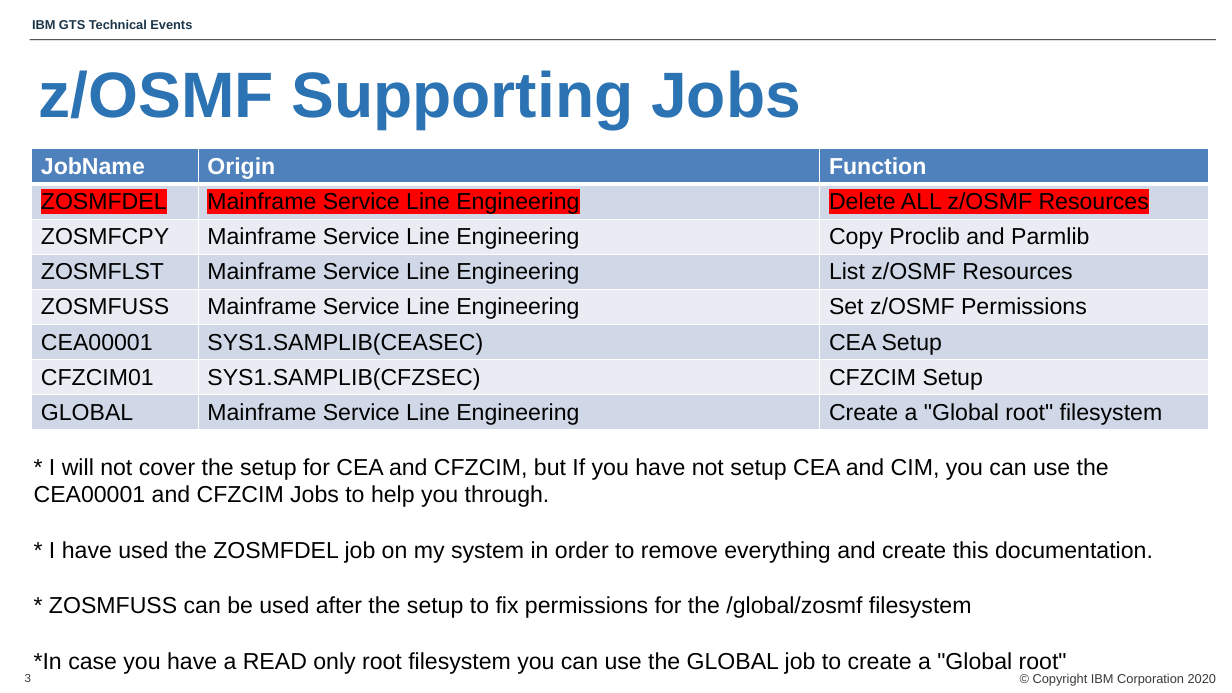
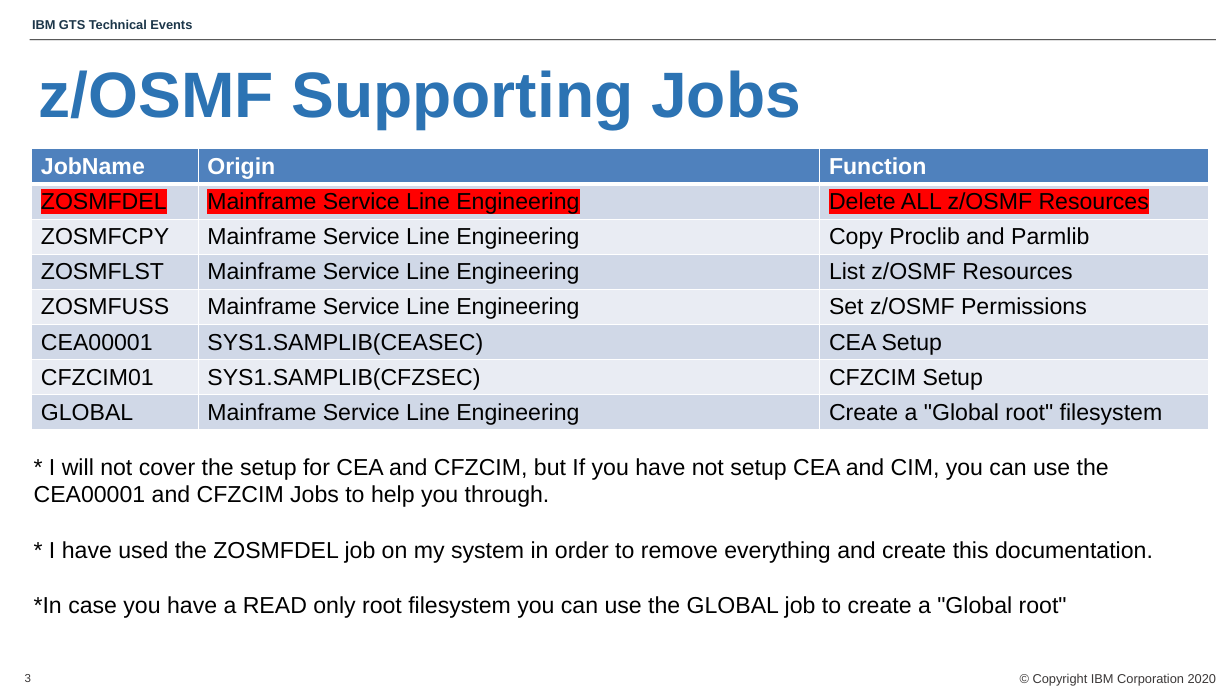
Before and after one commit to Iniciativaz/zosmf-install-jobs, a slide deck: slide 3 of zOSMF-Install.pptx. Drawn at 1232x693 pixels with LibreOffice and Linux fonts; fonts in the diff are those of the drawing; background and template pictures are left out. Boxes give left, top, right and bottom in pixels: in the first picture for what was removed or moved away, otherwise in the second. Text is boxed around its words. In the diff, an @@ line names an element or a change of style, - is before the commit and + after.

```diff
--- a/zOSMF-Install.pptx
+++ b/zOSMF-Install.pptx
@@ text at [49, 596, 972, 618]: paragraph removed @@
-* ZOSMFUSS can be used after the setup to fix permissions for the /global/zosmf filesystem
```
Also in this commit, not shown: 4 other slides changed, 1 slide added.
